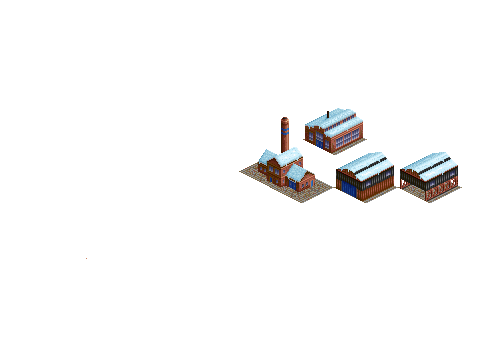
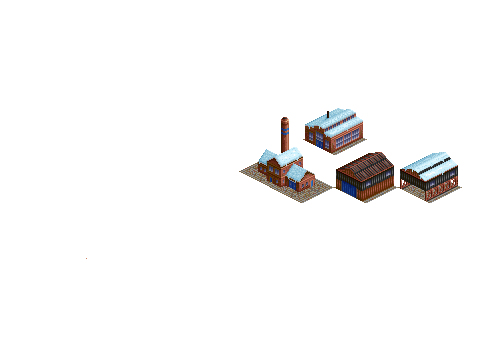
Comparing the layer stacks of the two 500x350 images. Changes:
hid "snow" (2nd of 4, in "Corrugated shed A") over [338, 152, 393, 181]
